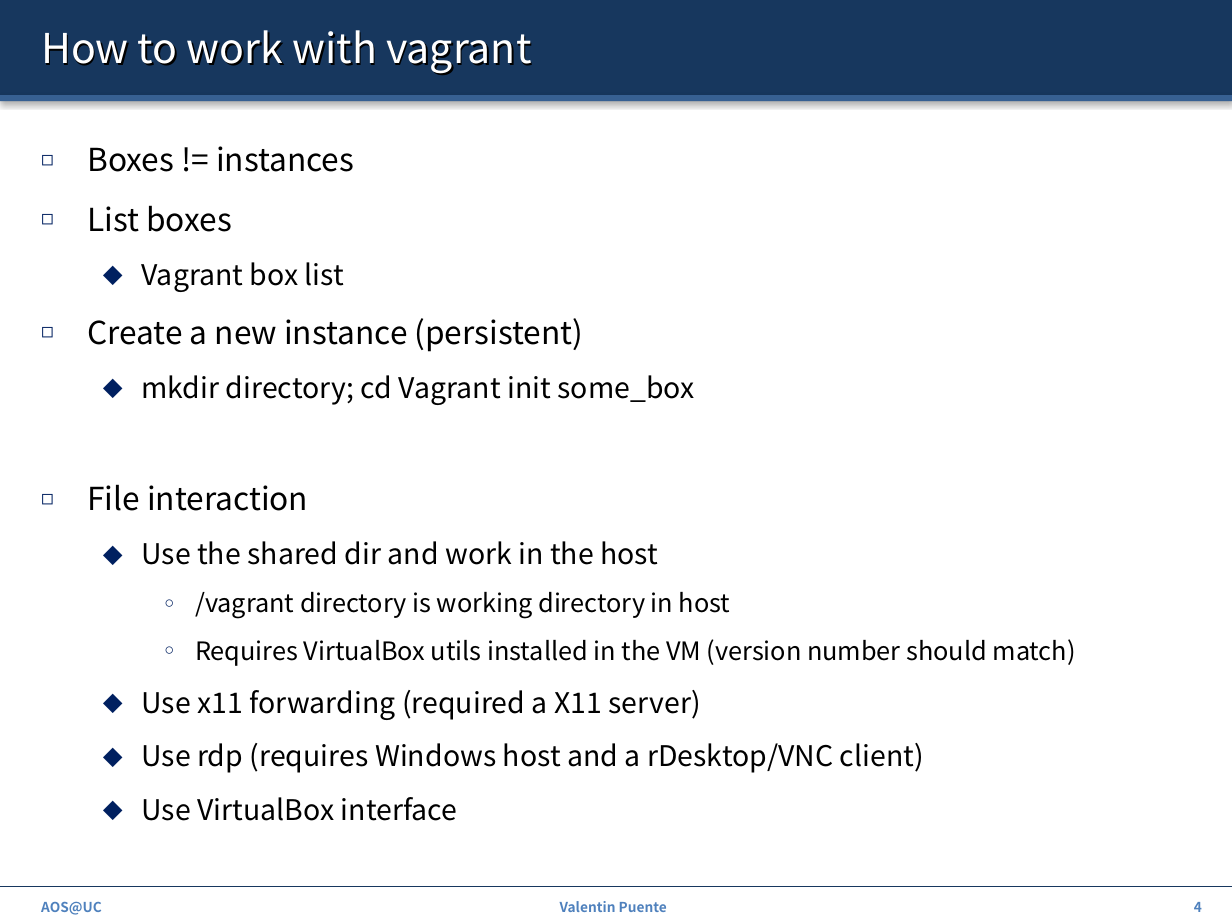
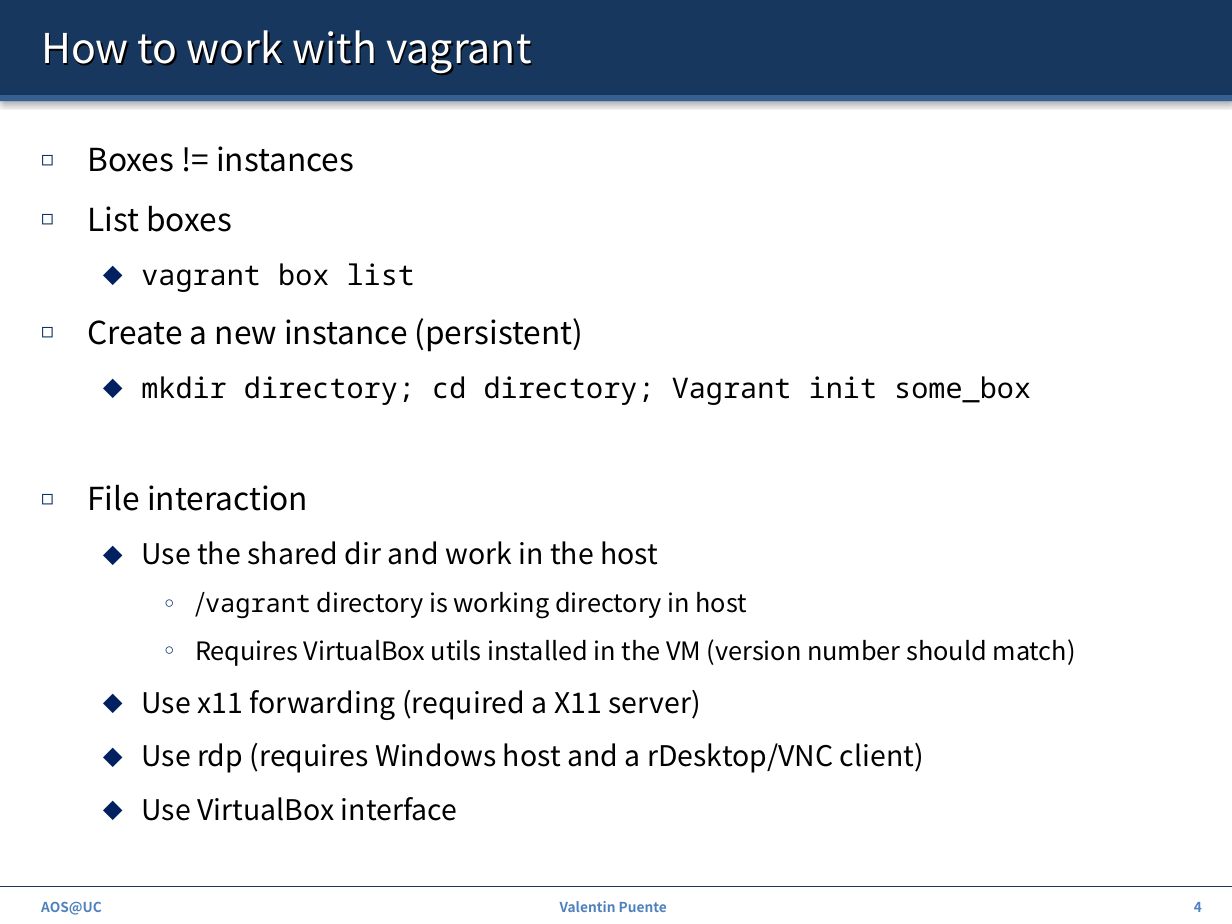
Before and after one commit to ZdravkoDimitrovArnaudov/AOS-XV6-RISCV, a slide deck: slide 4 of 00_Intro.pptx. Drawn at 1232x924 pixels with LibreOffice and Linux fonts; fonts in the diff are those of the drawing. Boxes give left, top, right and bottom in pixels: in the first picture for what was removed or moved away, otherwise in the second. Text is boxed around its words. In the diff, an @@ line names an element or a change of style, - is before the commit and + after.

```diff
--- a/00_Intro.pptx
+++ b/00_Intro.pptx
@@ text at box(141, 263, 415, 292): text changed; font Noto Sans CJK KR to Noto Sans Mono @@
-  ⬥ Vagrant box list
+  ⬥ vagrant box list
@@ text at box(141, 376, 1031, 405): text changed; font Noto Sans CJK KR to Noto Sans Mono @@
-  ⬥ mkdir directory; cd Vagrant init some_box
+  ⬥ mkdir directory; cd directory; Vagrant init some_box
@@ text at box(195, 592, 747, 619): font Noto Sans CJK KR to Noto Sans Mono in "/vagrant" @@
```
Also in this commit, not shown: 9 other slides changed, 5 slides added, 1 other file.
